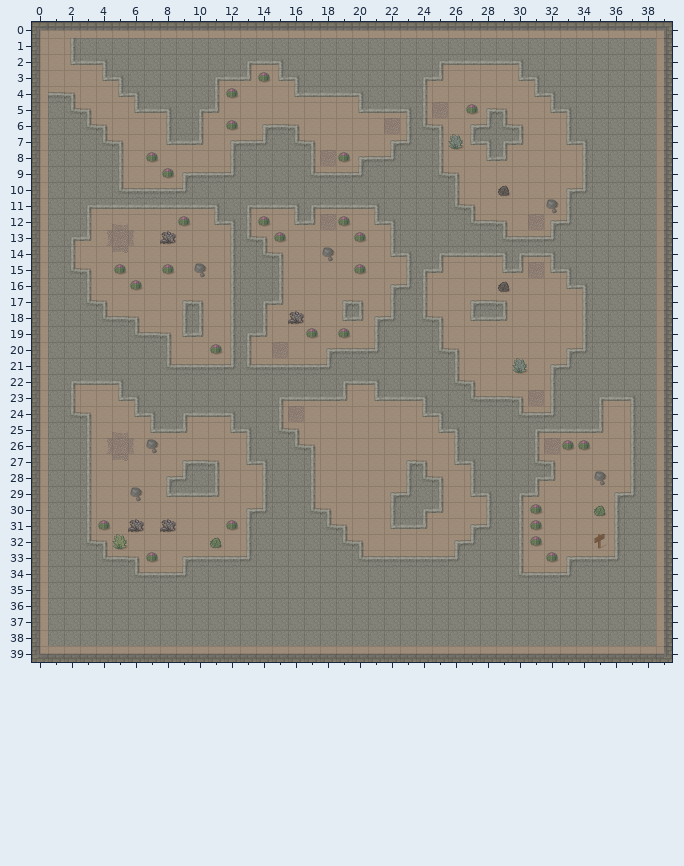
Tiled map -- map/stones.tmx. That is the earlier state.
Cells are 32x32 px. Shown: x 0..39, y 0..39.
Now the later version:
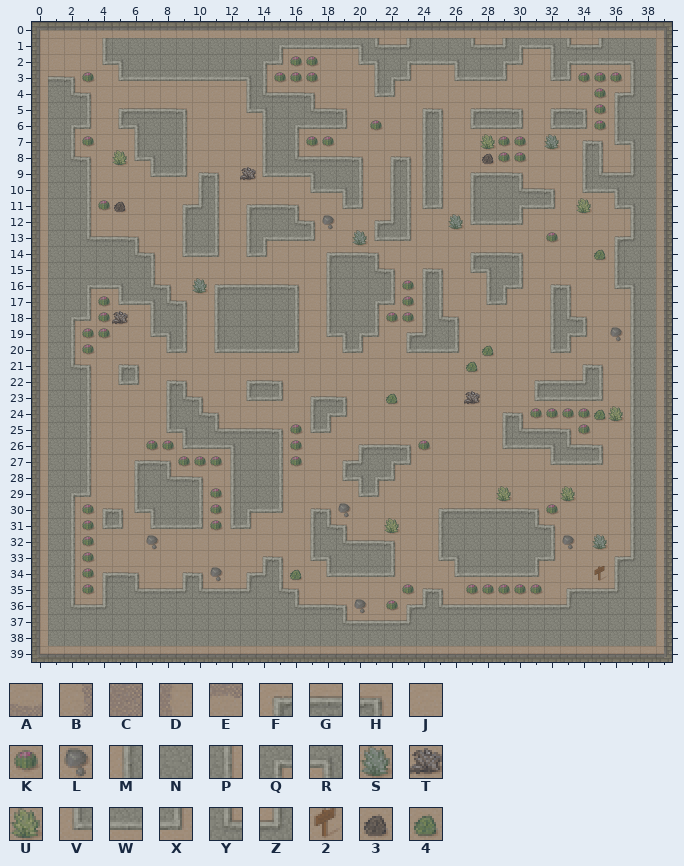
Key: from "Desert": A 6, B 13, C 14, D 15, E 22, F 24, G 25, H 26, J 29, K 30, L 31, M 32, N 33, P 34, Q 35, R 36, S 37, T 38, U 39, V 40, W 41, X 42, Y 43, Z 44, 2 45, 3 46, 4 47.
_ is an empty cell.
Tiles replaced or removed in this view: 2, 3, 4, A, B, C, D, E, F, G, H, J, K, L, M, N, P, Q, R, S, T, U, V, W, X, Y, Z.
See-through tiles are keyed as they look on the map.
The commit says: add check for finish line
Difference:
Changed rows in their new state; . is an unchanged cell.
Layer "Ground":
first column x 1:
 1 .JJM..........QWWWWRYGZ...YGZQWRYGZ..
 2 .JJVR.......NQXKKJJVR.QWWRNNQXJMQWWWR
 3 GHKJVWWWWWW.RPKKKJJJMQXJJVWWXJJVXKKKM
 4 NYH.JJJJJJJJMYGGHJJJVXJJ......JJJJKFZ
 5 .NP.FGGGHJJ.VRNNYGHJJJJFH.FGGH.FGHKM.
 6 .QXJVRNNPJ.J.MNQWWX.KJJMP.VWWX.VWXKM.
 7 .PKJJMNNPJ.JJM.PKK...JJM.JJUKK.SJFHVR
 8 .YHJUVRNP..JJM.YGGGHJFHM...3KK....PJM
 9 ..PJJ.VWXFHJTVWWRNNPJMPMPJFGGH....YGZ
10 ..PJJJJJJMPJJJJJVWRPJMPMPJMNNYGHJVWR.
11 ..PK3JJJFZPJFGGHJJVXJMPVXJMNNQWXJUJVR
12 ....J...MNPJMNNYHLJ.FZPJJSVWWXJJJJJJM
13 .NYGGH.JMNPJMQWWX..SVWXJJJJJJJJKJJJFZ
14 .NNNNYH.VWXJVXJ..FGGHJJJJJFGGHJJJJ4M.
15 .NNNNNPJ.J.JJJJ..MNNYHJFH.VRNPJJJJJM.
16 ..QWRNYH.SFGGGGH.MNNNPKMP..MQX.FHJJVR
17 ..PKVWRYHJMN.NNP.MNNQXKMP.JVX..MPJJJM
18 .QXKTJMNPJMN.NNP.MNNPKKMYHJJJ..MYHJJM
19 .PKKJJVRPJMNNNNPJVRQXJFZNP.....MQXJLM
20 .PKJJJJVX.VWWWWX.JVXJJVWWX.4...VXJJJM
21 .YHJFHJJJJJJJJJJJJJJJJJJJJ4..J.JJFHJM
22 .NPJVXJFHJJJFGHJJJJJJJJJJJJ...FGGZPJM
23 .NP.JJJMYHJJVWXJFGH.J4JJJJTJJJVWWWXJM
24 .NP..JJMNYHJJJJJMQX....JJJJJFHKKKK4U.
25 ....J.JVRNYGGGHKVX......JJJJMYGGHKJ..
26 ...JJJKKVWWRN.PKJ..FGGHK.JJJVWWRYGH..
27 ....JFGHKKKMNNPKJ.FZNQXJ.JJJJJJVWWX..
28 .....MNYGHJMNNPJJ.VRQXJJJ.JJJJJJ..J..
29 .QX..MNNNPKMNNPJJ..VXJJJJ.JJUJJ.U..JM
30 .PKFHVRNNPKMQWXJF.L..JJJFGGGGGHK..JJM
31 .PKVXJVWWXKVXJJJM....UJJMNNN.NYH...JM
32 .PKJJ.L...J.JJJJM..GGH..MNN..NNPL.SJM
33 .PKJJJJ.JJJJJFHJVR.NNPJJVR...NQXJJJFZ
34 .PKFGHJJFHLJFZP4JVWWWXJJJVWWWWXJJJ2M.
35 .PKM.YGGZYGGZ.YHJJJJJJKFHJKKKKKJFGGZ.
36 .YGZ...........YGGHLJKFZYGGGGGGGZ....
37 ..................YGGGZ..............
Changed places in both pictures, as pixel boxes (x1, y1, x2, y2):
changed: (48, 38, 636, 630)
